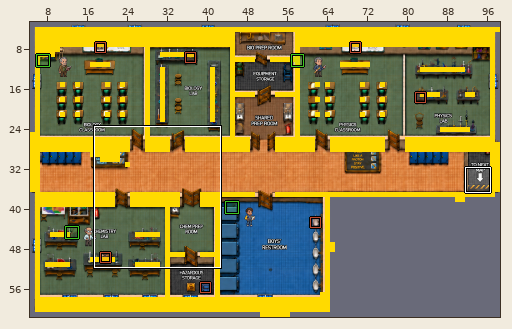
LDtk project -- Science block/Walkthrough_of_ScienceBlock.ldtk. The first picture is a wide view before the edit; the outline marks the close-up.
Close-up. Before the commit:
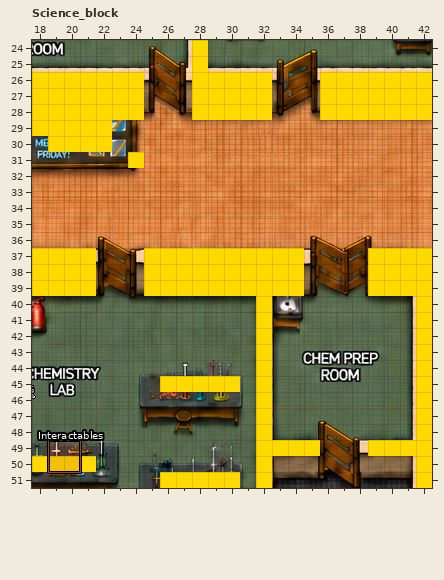
Cells are 16x16 px. Shown: Science_block x 18..42, y 24..51. The commit also changed other parts of the map, which this record leaves out.
After:
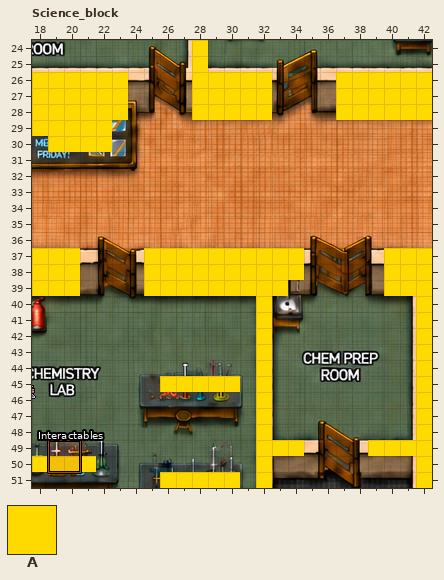
Key: from "Collisions": A 1 "Collisions".
_ is an empty cell, . an unchanged one.
Log entry: Updated collisions Made collisions idiot proof to accommodate bad users. Made collisions wider.
The exact change:
--- layer "Collisions"
@@ x 24..36 @@
-26 A...........A
-27 A...........A
-28 A...........A
+26 _..........._
+27 _..........._
+28 _..........._
@@ x 24..24 @@
-31 A
+31 _
@@ x 21..39 @@
-37 A.................A
-38 A.................A
-39 A............A....A
+37 _................._
+38 _................._
+39 _............_...._
@@ x 35..35 @@
-49 A
+49 _
Where, in picture pixels (left, top, right, bottom), the same in both close-ups:
removed: (128, 72, 144, 120)
removed: (320, 72, 336, 120)
removed: (128, 152, 144, 168)
removed: (80, 248, 96, 296)
removed: (368, 248, 384, 296)
removed: (288, 280, 304, 296)
removed: (304, 440, 320, 456)
